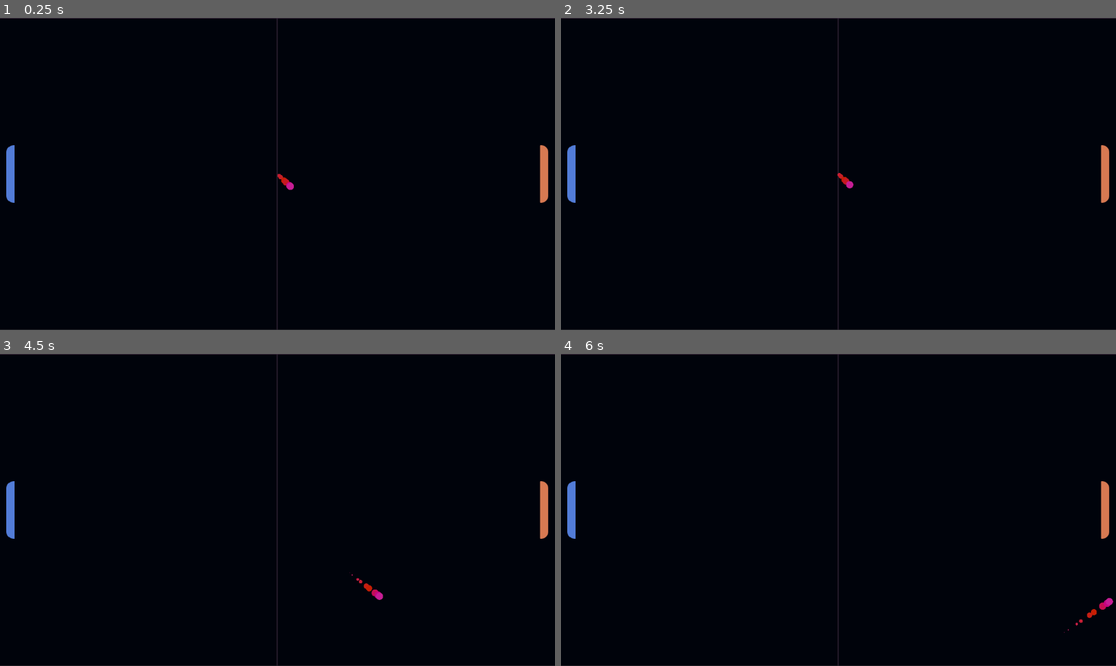
Above: before the commit, frames 1-4 (two rows, left to right).
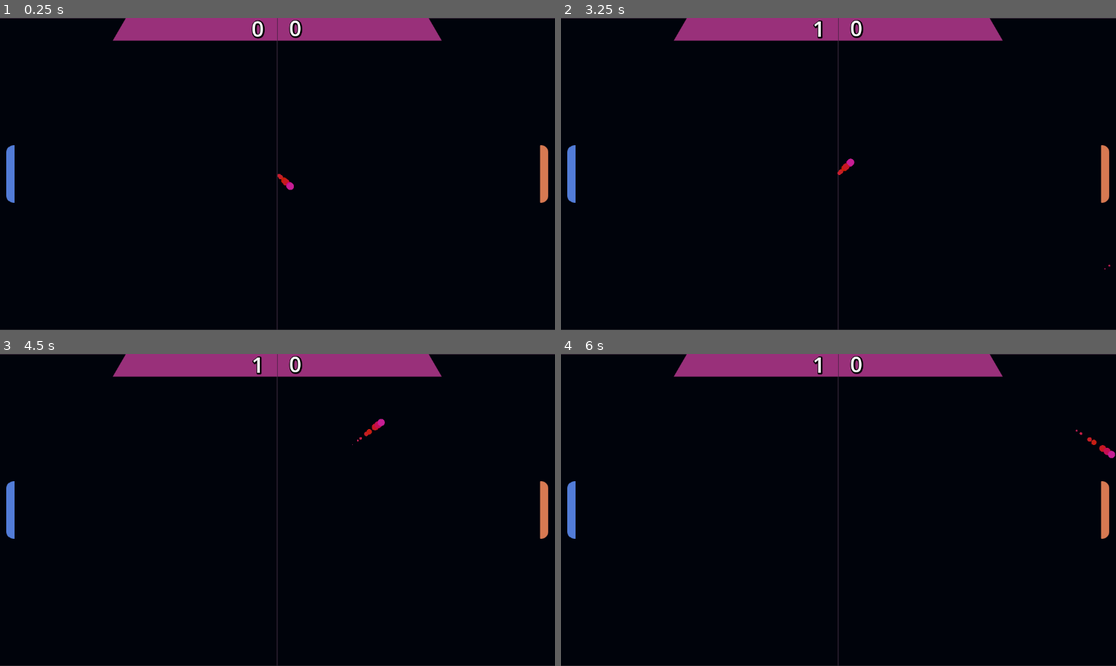
Above: after the commit, the same moments.

Repository: makroterno/pang
Game: Godot game, scene res://Scenes/main.tscn
Two runs of this game, one before a commit and one after it. Both use one fixed random seed, a clock stepped at 60 frames per second and the inputs below.
Inputs:
- Up to frame 1 (0.25 s): no input
- Up to frame 2 (3.25 s): no input
- Up to frame 3 (4.5 s): no input
- Up to frame 4 (6 s): no input

The runs differ from the first frame. In frame 1, 4.1% of the frame differs, in the area x 20-80%, y 0-8%; in frame 2, 4.3%; in frame 3, 4.3%; in frame 4, 4.4%, in the area x 20-100%, y 0-90%.

Commit message:
add scoreboard

Diff:
--- a/Scenes/main.tscn
+++ b/Scenes/main.tscn
@@ -1,10 +1,12 @@
-[gd_scene load_steps=12 format=3 uid="uid://unm41ipcnua2"]
+[gd_scene load_steps=15 format=3 uid="uid://unm41ipcnua2"]
 
 [ext_resource type="Script" path="res://Scripts/Ball.gd" id="1_8cf0k"]
 [ext_resource type="Texture2D" uid="uid://6m3kp3gtau2t" path="res://Assets/arts/Ball.png" id="1_8nktk"]
+[ext_resource type="Script" path="res://Scripts/GameManager.gd" id="1_lfm4e"]
 [ext_resource type="PackedScene" uid="uid://b2npvgwxqt7d7" path="res://Scenes/player.tscn" id="3_01aqu"]
 [ext_resource type="Texture2D" uid="uid://k3ugquji8fgv" path="res://Assets/arts/Player.png" id="4_o0nxp"]
 [ext_resource type="Texture2D" uid="uid://dx8pjjfs18km6" path="res://Assets/arts/Computer.png" id="4_tft0p"]
+[ext_resource type="Texture2D" uid="uid://c2fdoc4jmebhh" path="res://Assets/arts/ScoreBar.png" id="5_xjyr8"]
 [ext_resource type="Texture2D" uid="uid://laku02i5hdmw" path="res://Assets/arts/Board.png" id="6_nb2fi"]
 
 [sub_resource type="Curve" id="Curve_awbyw"]
@@ -18,6 +20,11 @@
 [sub_resource type="CircleShape2D" id="CircleShape2D_1ig71"]
 radius = 15.0333
 
+[sub_resource type="LabelSettings" id="LabelSettings_cgjii"]
+font_size = 45
+shadow_size = 10
+shadow_color = Color(0, 0, 0, 1)
+
 [sub_resource type="RectangleShape2D" id="RectangleShape2D_tgy7s"]
 size = Vector2(1152, 20)
 
@@ -25,6 +32,7 @@
 size = Vector2(5, 628)
 
 [node name="Main" type="Node2D"]
+script = ExtResource("1_lfm4e")
 
 [node name="Board" type="Sprite2D" parent="."]
 position = Vector2(575.375, 324)
@@ -52,44 +60,75 @@
 [node name="CollisionShape2D" type="CollisionShape2D" parent="Ball"]
 shape = SubResource("CircleShape2D_1ig71")
 
-[node name="Top" type="Area2D" parent="."]
-position = Vector2(576, 0)
+[node name="Scoreboard" type="Node2D" parent="."]
 
-[node name="CollisionShape2D" type="CollisionShape2D" parent="Top"]
-shape = SubResource("RectangleShape2D_tgy7s")
+[node name="ScoreBar" type="Sprite2D" parent="Scoreboard"]
+position = Vector2(746.5, 23.5)
+texture = ExtResource("5_xjyr8")
 
-[node name="Bottom" type="Area2D" parent="."]
-position = Vector2(576, 0)
+[node name="ScoreBar2" type="Sprite2D" parent="Scoreboard"]
+position = Vector2(404.5, 23.5)
+texture = ExtResource("5_xjyr8")
+flip_h = true
 
-[node name="CollisionShape2D" type="CollisionShape2D" parent="Bottom"]
-position = Vector2(0, 648)
-shape = SubResource("RectangleShape2D_tgy7s")
+[node name="PlayerLeftScore" type="Label" parent="Scoreboard"]
+offset_left = 522.0
+offset_top = -10.0
+offset_right = 562.0
+offset_bottom = 53.0
+text = "0"
+label_settings = SubResource("LabelSettings_cgjii")
 
-[node name="Left" type="Area2D" parent="."]
-position = Vector2(0, 324)
+[node name="PlayerRightScore" type="Label" parent="Scoreboard"]
+offset_left = 600.0
+offset_top = -11.0
+offset_right = 640.0
+offset_bottom = 52.0
+text = "0"
+label_settings = SubResource("LabelSettings_cgjii")
 
-[node name="CollisionShape2D" type="CollisionShape2D" parent="Left"]
-position = Vector2(-5, 0)
-shape = SubResource("RectangleShape2D_icfj3")
+[node name="Players" type="Node" parent="."]
 
-[node name="Right" type="Area2D" parent="."]
-position = Vector2(1152, 324)
-
-[node name="CollisionShape2D" type="CollisionShape2D" parent="Right"]
-position = Vector2(2.5, 0)
-shape = SubResource("RectangleShape2D_icfj3")
-
-[node name="PlayerLeft" parent="." instance=ExtResource("3_01aqu")]
+[node name="PlayerLeft" parent="Players" instance=ExtResource("3_01aqu")]
 position = Vector2(22, 324)
 sprite = ExtResource("4_tft0p")
 control_up = "p_left_up"
 control_down = "p_left_down"
 
-[node name="PlayerRight" parent="." instance=ExtResource("3_01aqu")]
+[node name="PlayerRight" parent="Players" instance=ExtResource("3_01aqu")]
 position = Vector2(1130, 324)
 sprite = ExtResource("4_o0nxp")
 ball_direction = Vector2(-1, 0)
 control_up = "p_right_up"
 control_down = "p_right_down"
 
+[node name="Borders" type="Node" parent="."]
+
+[node name="Top" type="Area2D" parent="Borders"]
+position = Vector2(575, 37)
+
+[node name="CollisionShape2D" type="CollisionShape2D" parent="Borders/Top"]
+shape = SubResource("RectangleShape2D_tgy7s")
+
+[node name="Bottom" type="Area2D" parent="Borders"]
+position = Vector2(576, 0)
+
+[node name="CollisionShape2D" type="CollisionShape2D" parent="Borders/Bottom"]
+position = Vector2(0, 648)
+shape = SubResource("RectangleShape2D_tgy7s")
+
+[node name="Left" type="Area2D" parent="Borders"]
+position = Vector2(0, 324)
+
+[node name="CollisionShape2D" type="CollisionShape2D" parent="Borders/Left"]
+position = Vector2(-5, 0)
+shape = SubResource("RectangleShape2D_icfj3")
+
+[node name="Right" type="Area2D" parent="Borders"]
+position = Vector2(1152, 324)
+
+[node name="CollisionShape2D" type="CollisionShape2D" parent="Borders/Right"]
+position = Vector2(2.5, 0)
+shape = SubResource("RectangleShape2D_icfj3")
+
 [connection signal="area_entered" from="Ball" to="Ball" method="_on_area_entered"]
--- a/Scripts/Ball.gd
+++ b/Scripts/Ball.gd
@@ -4,6 +4,10 @@
 var Y_SPEED : float = 100.0
 var velocity_vector = Vector2(X_SPEED, Y_SPEED)
 var direction = Vector2(1, 1)
+@onready var player_left_score = $"../Scoreboard/PlayerLeftScore"
+@onready var player_right_score = $"../Scoreboard/PlayerRightScore"
+var _player_left_score = 0
+var _player_right_score = 0
 
 # Called when the node enters the scene tree for the first time.
 func _ready():
@@ -27,4 +31,13 @@
 
 	elif area.name == "Left" or area.name == "Right":
 		print("Ball reached the other side")
-		get_tree().reload_current_scene()
+		if area.name == "Left":
+			_player_right_score += 1
+		else:
+			_player_left_score += 1
+		print(_player_left_score)
+		player_left_score.text = str(_player_left_score)
+		player_right_score.text = str(_player_right_score)
+		position = Vector2(576, 324)
+		X_SPEED = 100.0
+		Y_SPEED = 100.0
--- /dev/null
+++ b/Scripts/GameManager.gd
@@ -0,0 +1,4 @@
+extends Node2D
+
+func _increase_score(player):
+	pass
